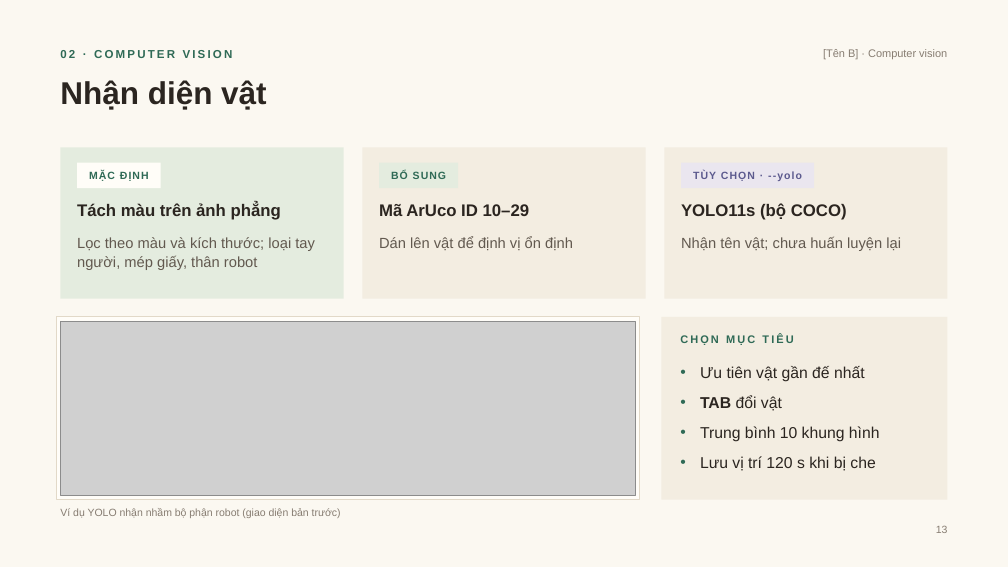
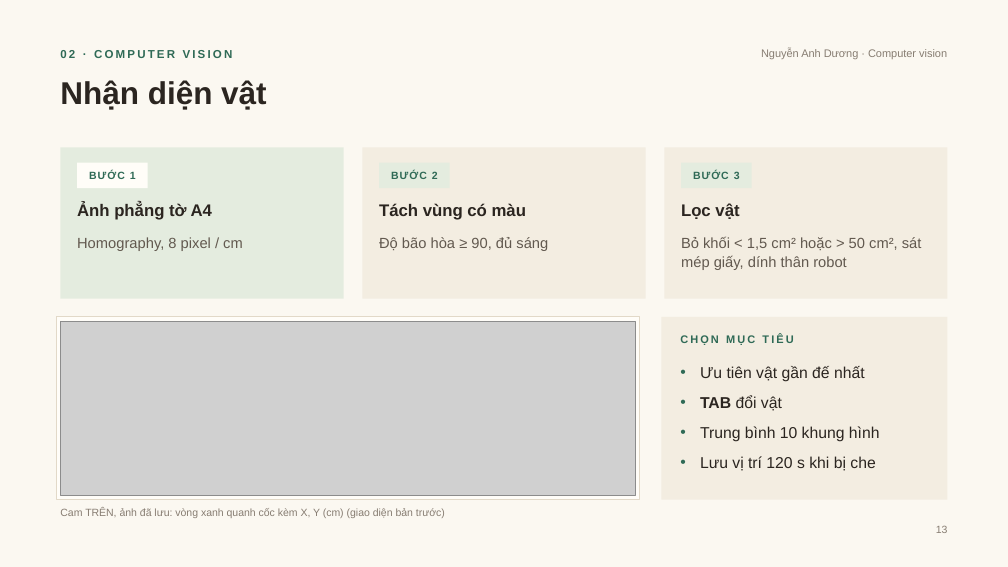
Before and after one commit to DuongNAD/Project_IoT, a slide deck: slide 13 of slides/Project_IoT_ThuyetTrinh.pptx. Drawn at 1008x567 pixels with LibreOffice and Linux fonts; fonts in the diff are those of the drawing; grey boxes stand for pictures. Boxes give left, top, right and bottom in pixels: in the first picture for what was removed or moved away, otherwise in the second. Text is boxed around its words. In the diff, an @@ line names an element or a change of style, - is before the commit and + after.

```diff
--- a/slides/Project_IoT_ThuyetTrinh.pptx
+++ b/slides/Project_IoT_ThuyetTrinh.pptx
@@ text at bbox=[761, 49, 947, 59]: text changed @@
-[Tên B] · Computer vision
+Nguyễn Anh Dương · Computer vision
@@ rectangle "BƯỚC 1": place and size @@
-rectangle "BƯỚC 1" at bbox=[77, 163, 161, 188]
+rectangle "BƯỚC 1" at bbox=[77, 163, 147, 188]
@@ text in rectangle at bbox=[89, 171, 136, 179]: text changed @@
-MẶC ĐỊNH
+BƯỚC 1
@@ rectangle "BƯỚC 2": place and size @@
-rectangle "BƯỚC 2" at bbox=[379, 163, 458, 188]
+rectangle "BƯỚC 2" at bbox=[379, 163, 449, 188]
@@ text in rectangle at bbox=[391, 171, 438, 179]: text changed @@
-BỔ SUNG
+BƯỚC 2
@@ rectangle "BƯỚC 3": place and size @@
-rectangle "BƯỚC 3" at bbox=[681, 163, 814, 188]
+rectangle "BƯỚC 3" at bbox=[681, 163, 752, 188]
@@ rectangle "BƯỚC 3" at bbox=[681, 163, 752, 188]: fill #EAE6EF to #E4ECDF @@
@@ text in rectangle at bbox=[693, 171, 740, 179]: text changed; text colour #5C5A8E to #2F6A56 @@
-TÙY CHỌN · --yolo
+BƯỚC 3
@@ text at bbox=[77, 203, 212, 220]: text changed @@
-Tách màu trên ảnh phẳng
+Ảnh phẳng tờ A4
@@ text at bbox=[379, 203, 526, 220]: text changed @@
-Mã ArUco ID 10–29
+Tách vùng có màu
@@ text at bbox=[681, 203, 739, 219]: text changed @@
-YOLO11s (bộ COCO)
+Lọc vật
@@ text at bbox=[77, 237, 243, 251]: text changed @@
-Lọc theo màu và kích thước; loại tay người, mép giấy, thân robot
+Homography, 8 pixel / cm
@@ text at bbox=[379, 237, 548, 251]: text changed @@
-Dán lên vật để định vị ổn định
+Độ bão hòa ≥ 90, đủ sáng
@@ text at bbox=[681, 237, 922, 270]: text changed @@
-Nhận tên vật; chưa huấn luyện lại
+Bỏ khối < 1,5 cm² hoặc > 50 cm², sát mép giấy, dính thân robot
@@ text at bbox=[60, 508, 445, 518]: text changed @@
-Ví dụ YOLO nhận nhầm bộ phận robot (giao diện bản trước)
+Cam TRÊN, ảnh đã lưu: vòng xanh quanh cốc kèm X, Y (cm) (giao diện bản trước)
```
Also in this commit, not shown: 18 other slides changed, 1 slide removed, 26 other files.
